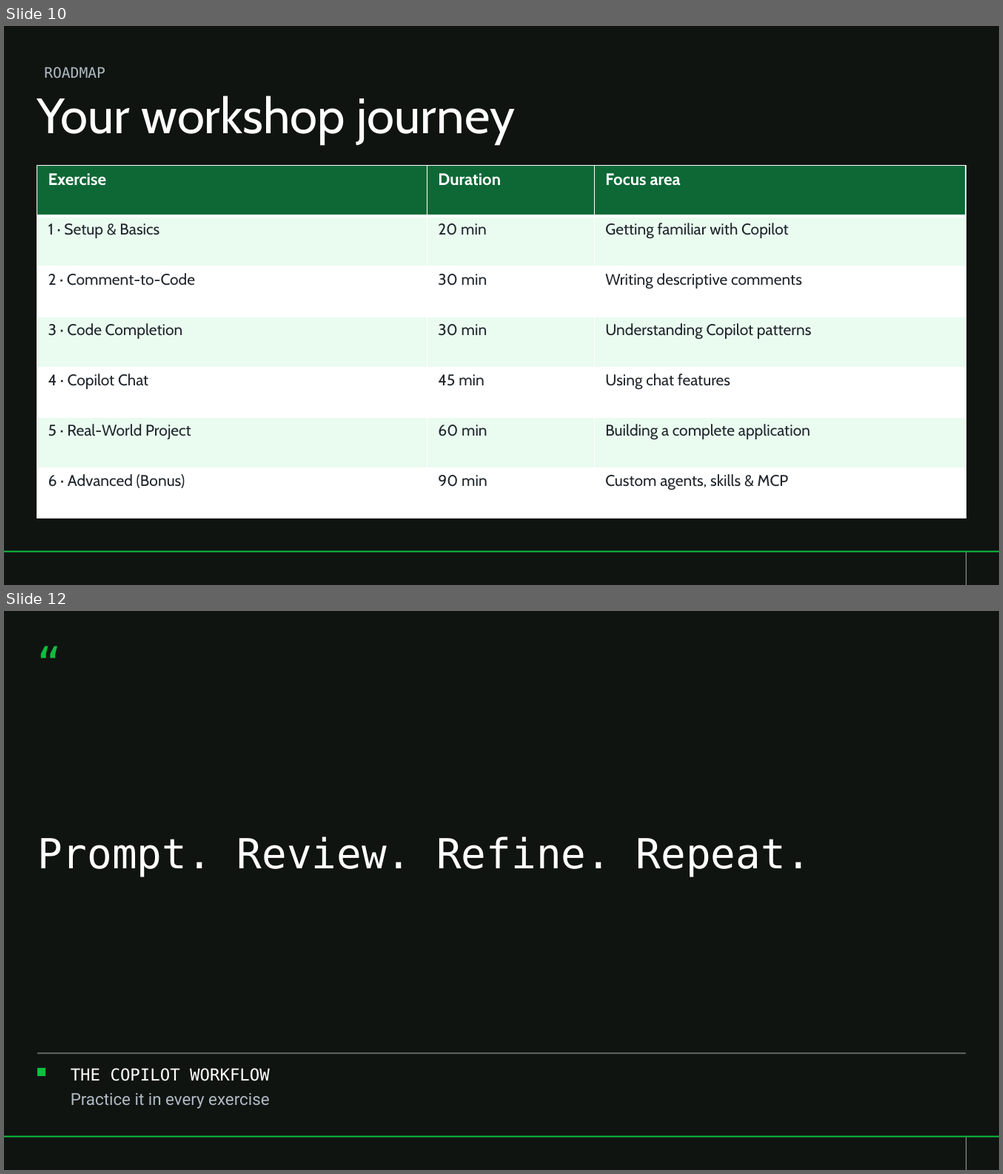
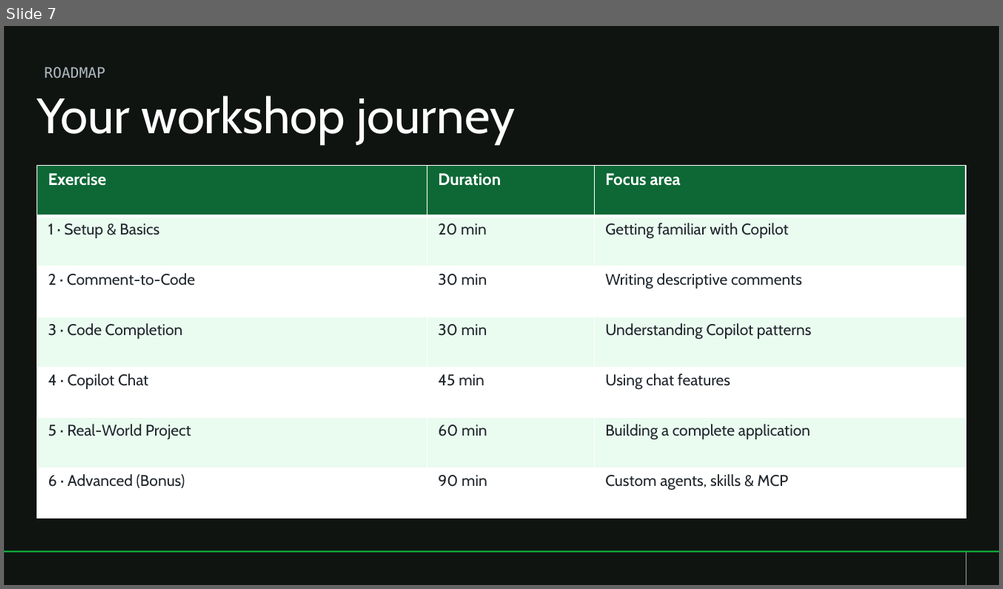
Before and after one commit to abhi-singhs/github-copilot-workshop, a slide deck: resources/github-copilot-workshop.pptx. Shown one above the other, each under a label of ours: slides 10 and 12 before the commit, slide 7 after it; the slides between them are not shown. The pictures are 1003x1174 and 1003x589 pixels, drawn with LibreOffice and Linux fonts; fonts in the diff are those of the drawing; background and template pictures are left out. Boxes give left, top, right and bottom in pixels: in the first picture for what was removed or moved away, otherwise in the second. Text is boxed around its words. In the diff, an @@ line names an element or a change of style, - is before the commit and + after.

```diff
--- a/resources/github-copilot-workshop.pptx
+++ b/resources/github-copilot-workshop.pptx
@@ slide 12 removed at [4, 611, 999, 1170], background #101411; not listed: 2 template elements that a slide beside it also shows @@
@@ text removed at [37, 636, 73, 686] @@
-“
@@ title removed at [37, 837, 811, 877] @@
-Prompt. Review. Refine. Repeat.
@@ rectangle removed at [37, 1053, 965, 1054] @@
@@ rectangle removed at [37, 1068, 45, 1076] @@
@@ text removed at [71, 1068, 270, 1082] @@
-THE COPILOT WORKFLOW
@@ text removed at [71, 1093, 269, 1109] @@
-Practice it in every exercise
@@ what was slide 10 is now slide 7 @@
```
Also in this commit, not shown: 3 slides changed, 5 other slides removed.
